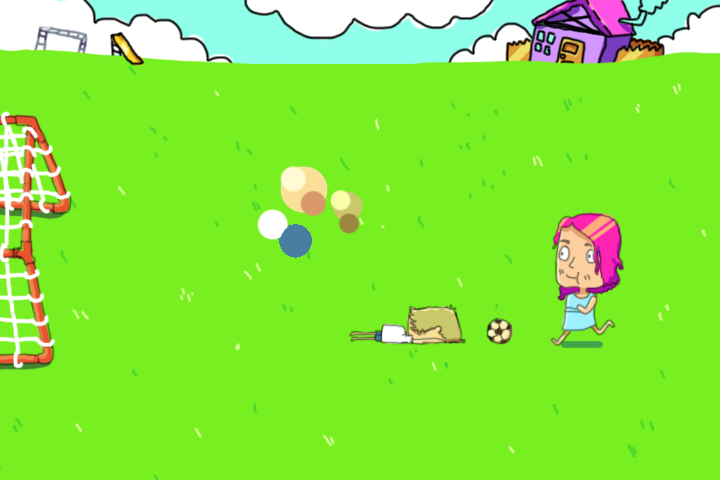
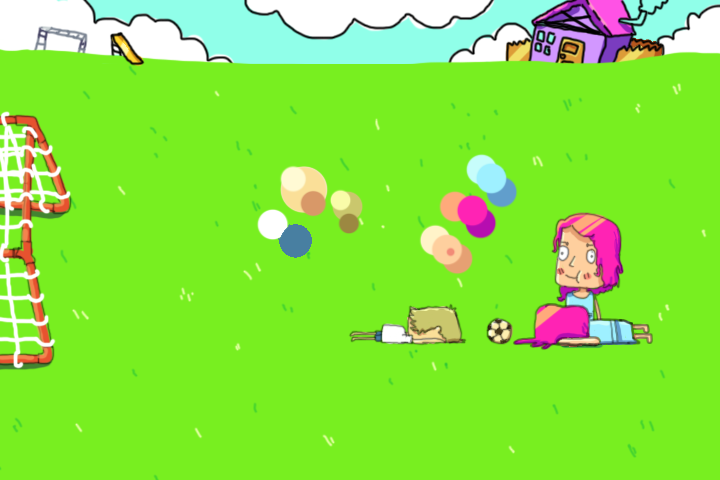
Two versions of the same layered image (720 x 480). Layer-by-layer changes:
added layer "fell" (2nd of 2, in "nina") in group "nina" over [512, 302, 653, 350]
hid "run1" (2nd of 2, in "nina") over [550, 212, 625, 347]
showed "stand" over [551, 212, 625, 347]
added layer "colors" (2nd of 2, in "nina") in group "nina" over [419, 153, 518, 275]
